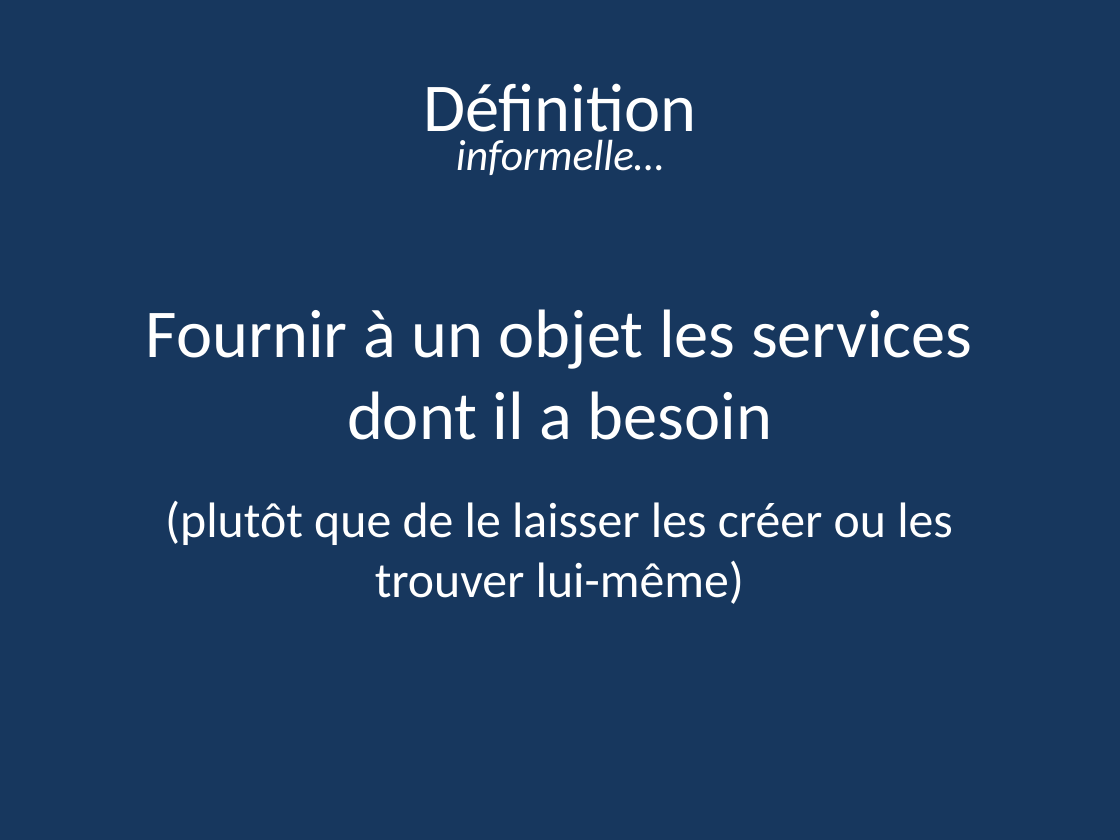
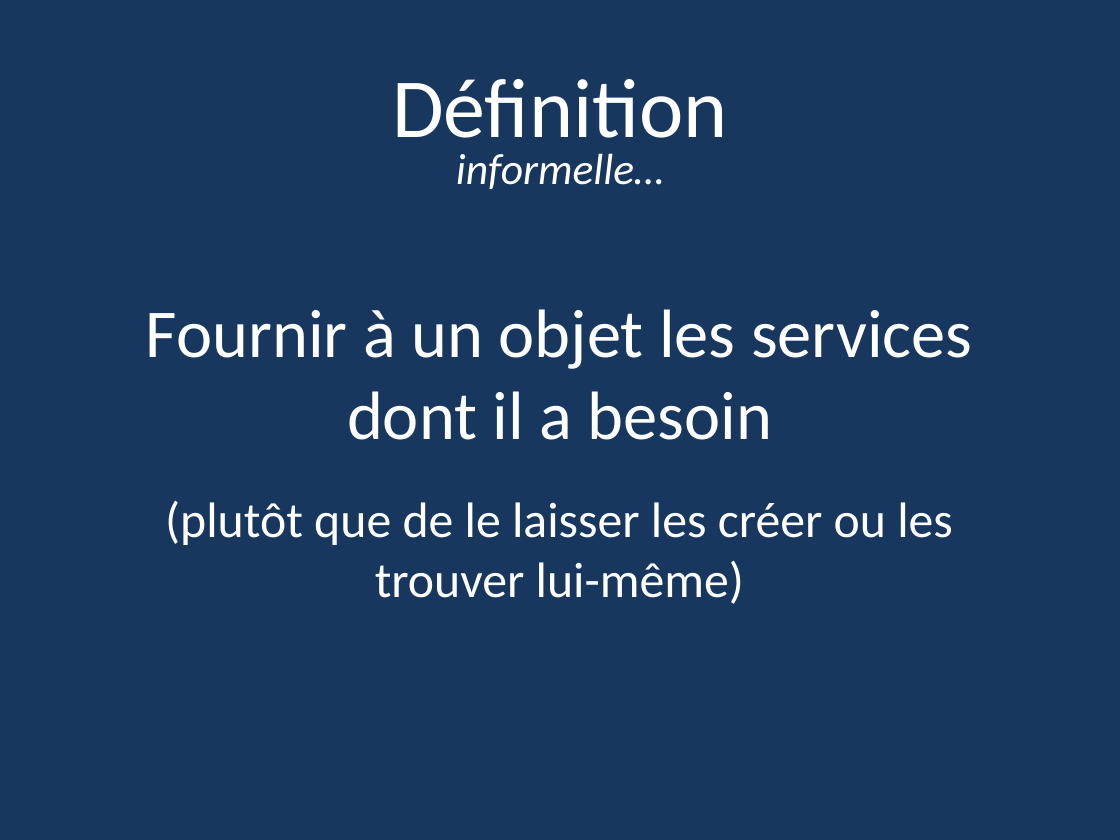
Before and after one commit to Pvlerick/DevDay2017, a slide deck: slide 2 of InjectionDeDépendances.pptx. Drawn at 1120x840 pixels with LibreOffice and Linux fonts; fonts in the diff are those of the drawing. Boxes give left, top, right and bottom in pixels: in the first picture for what was removed or moved away, otherwise in the second. Text is boxed around its words. In the diff, an @@ line names an element or a change of style, - is before the commit and + after.

```diff
--- a/InjectionDeDépendances.pptx
+++ b/InjectionDeDépendances.pptx
@@ title "Définition" at [392,79,728,156]: size 44 to 54 pt @@
@@ text "informelle…": place and size @@
-text "informelle…" at [456,139,664,175]
+text "informelle…" at [456,153,664,189]
```
Also in this commit, not shown: 5 other slides changed, 2 slides added, 1 slide removed, 6 other files.
